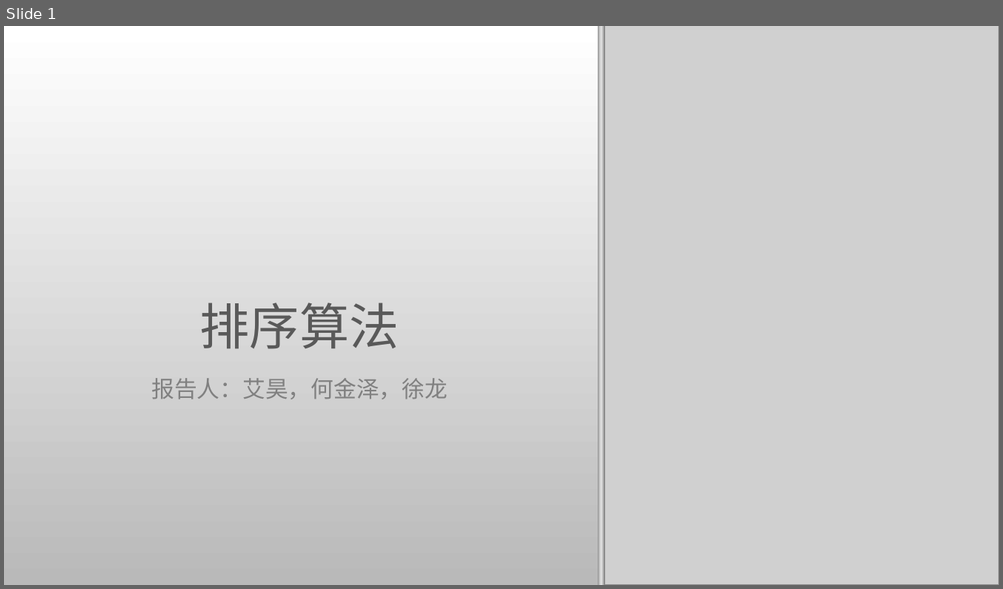
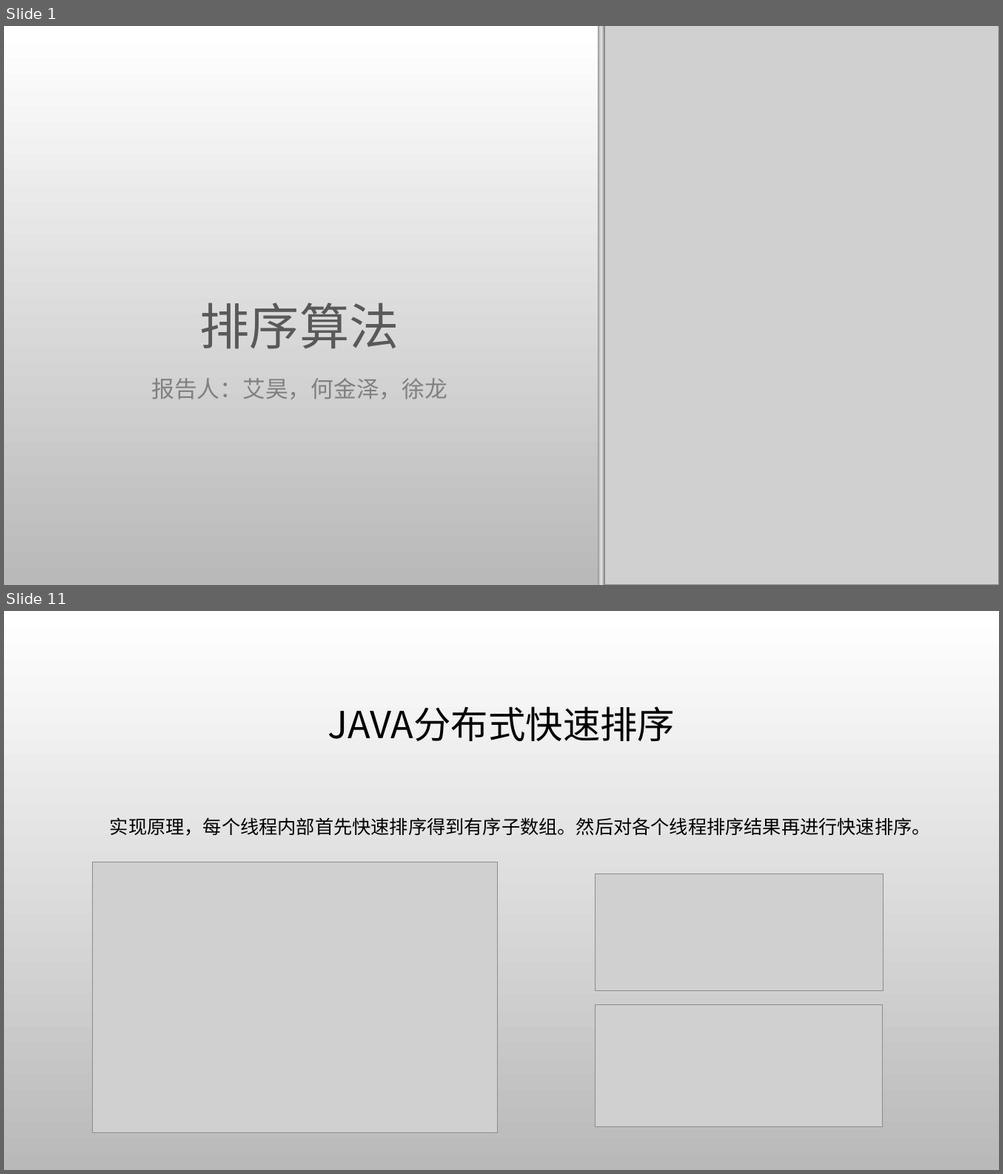
Before and after one commit to AisingioroHao0/BUAA_ProgrammingAndAlgorithms_TermProject, a slide deck: 答辩PPT/排序算法.pptx. Shown one above the other, each under a label of ours: slide 1 before the commit, slides 1 and 11 after it; the slides between them are not shown. The pictures are 1003x589 and 1003x1174 pixels, drawn with LibreOffice and Linux fonts; fonts in the diff are those of the drawing; grey boxes stand for pictures; background and template pictures are left out. Boxes give left, top, right and bottom in pixels: in the first picture for what was removed or moved away, otherwise in the second. Text is boxed around its words. In the diff, an @@ line names an element or a change of style, - is before the commit and + after.

```diff
--- a/答辩PPT/排序算法.pptx
+++ b/答辩PPT/排序算法.pptx
@@ slide 11 added at (x1=4, y1=611, x2=999, y2=1170), background picture (left out) @@
@@ title added at (x1=328, y1=706, x2=675, y2=741), 36 pt, text #000000 @@
+JAVA分布式快速排序
@@ text added at (x1=110, y1=817, x2=930, y2=836), 18 pt, text #000000 @@
+实现原理，每个线程内部首先快速排序得到有序子数组。然后对各个线程排序结果再进行快速排序。
@@ picture added at (x1=92, y1=863, x2=497, y2=1133) @@
@@ picture added at (x1=595, y1=874, x2=884, y2=991) @@
@@ picture added at (x1=595, y1=1005, x2=882, y2=1128) @@
```
Also in this commit, not shown: 7 slides changed, 18 other slides added, 3 other files.
